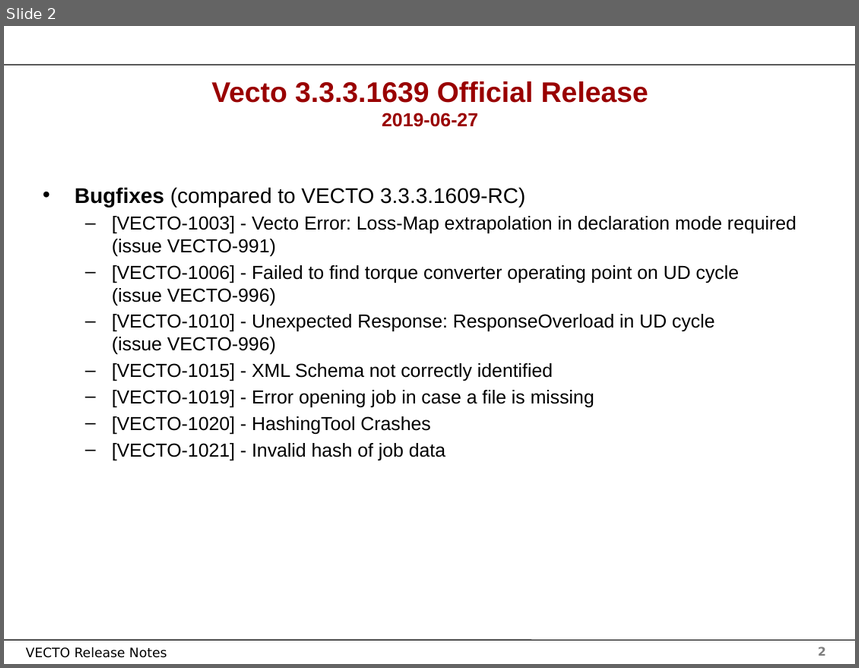
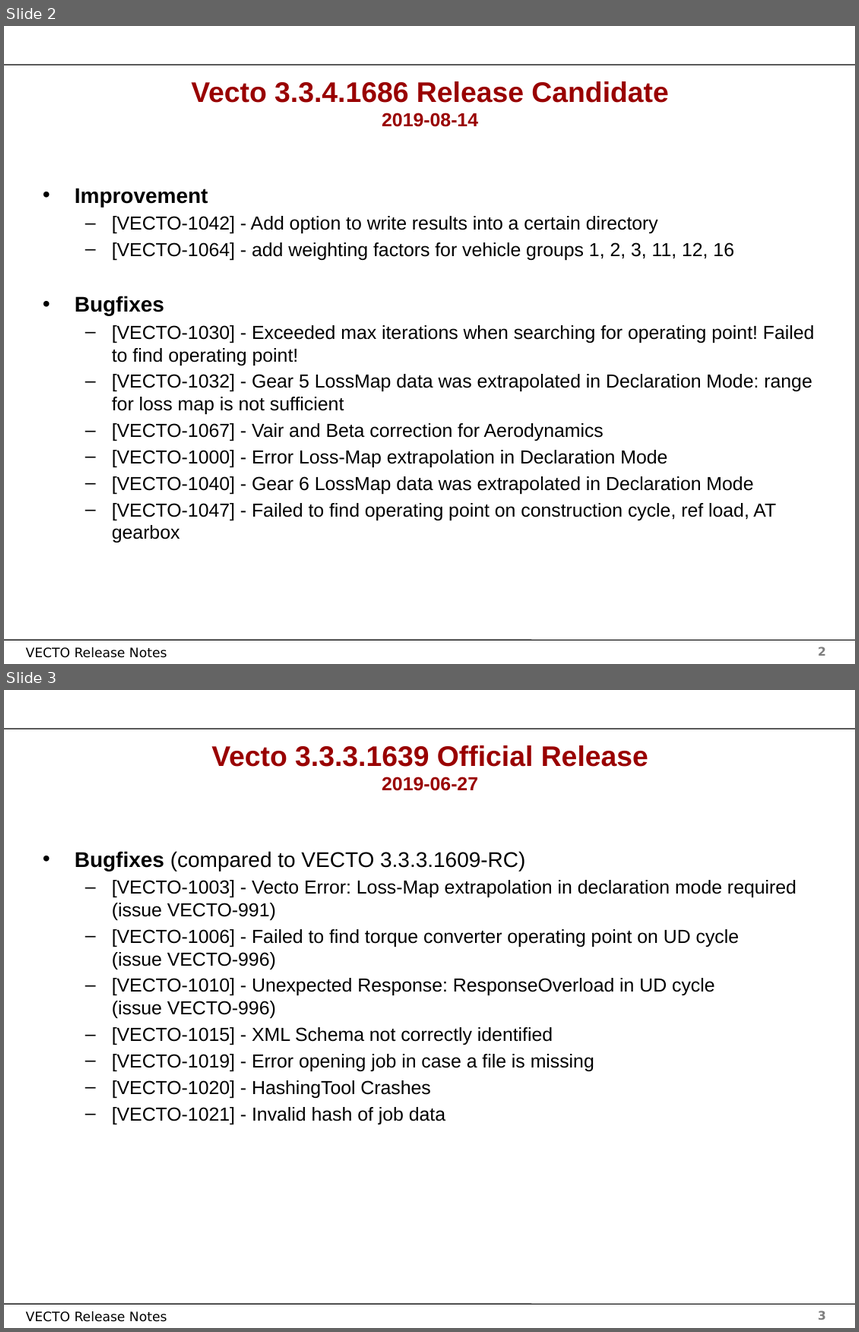
Before and after one commit to tanawadeatharva/BharatVECTO, a slide deck: Documentation/User Manual Source/Release Notes Vecto3.x.pptx. Shown one above the other, each under a label of ours: slide 2 before the commit, slides 2 and 3 after it. The pictures are 859x668 and 859x1332 pixels, drawn with LibreOffice and Linux fonts; fonts in the diff are those of the drawing; background and template pictures are left out. Boxes give left, top, right and bottom in pixels: in the first picture for what was removed or moved away, otherwise in the second. Text is boxed around its words. In the diff, an @@ line names an element or a change of style, - is before the commit and + after.

Commit message:
preparing release

```diff
--- a/Documentation/User Manual Source/Release Notes Vecto3.x.pptx
+++ b/Documentation/User Manual Source/Release Notes Vecto3.x.pptx
@@ slide 2 added at [4,26,855,664], background #FFFFFF; not listed: 4 template elements that a slide beside it also shows @@
@@ title added at [191,81,668,127], 24 pt, text #990000, bold @@
+Vecto 3.3.4.1686 Release Candidate
+2019-08-14
@@ text added at [75,188,815,543], 16 pt, text #000000 @@
+• Improvement
+  – [VECTO-1042] - Add option to write results into a certain directory
+  – [VECTO-1064] - add weighting factors for vehicle groups 1, 2, 3, 11, 12, 16
+• Bugfixes
+  – [VECTO-1030] - Exceeded max iterations when searching for operating point! Failed to find operating point!
+  – [VECTO-1032] - Gear 5 LossMap data was extrapolated in Declaration Mode: range for loss map is not sufficient
+  – [VECTO-1067] - Vair and Beta correction for Aerodynamics
+  – [VECTO-1000] - Error Loss-Map extrapolation in Declaration Mode
+  – [VECTO-1040] - Gear 6 LossMap data was extrapolated in Declaration Mode
+  – [VECTO-1047] - Failed to find operating point on construction cycle, ref load, AT gearbox
@@ what was slide 2 is now slide 3 @@
@@ page number at [818,1311,826,1320]: text changed @@
-2
+3
```
Also in this commit, not shown: 1 slide changed, 9 other files.
